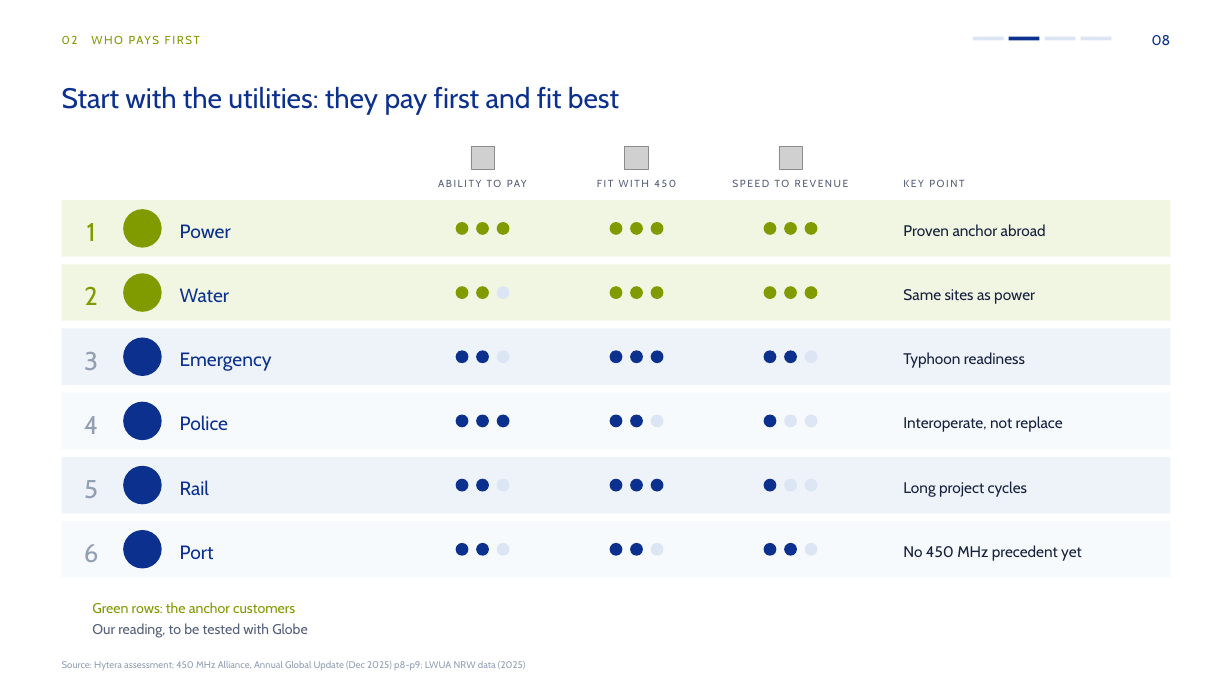
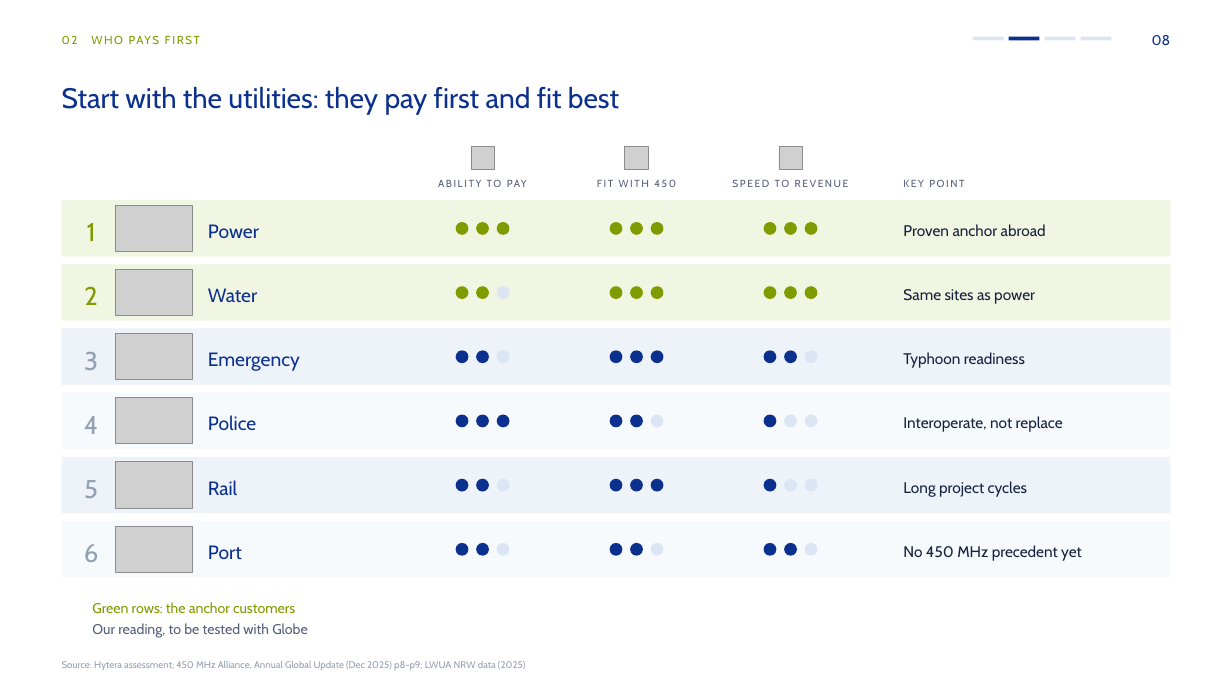
Before and after one commit to mearneste4-max/Philippines-450M, a slide deck: slide 8 of 01_交付物/菲律宾450M方案_v8.pptx. Drawn at 1232x693 pixels with LibreOffice and Linux fonts; fonts in the diff are those of the drawing; grey boxes stand for pictures; background and template pictures are left out. Boxes give left, top, right and bottom in pixels: in the first picture for what was removed or moved away, otherwise in the second. Text is boxed around its words. In the diff, an @@ line names an element or a change of style, - is before the commit and + after.

```diff
--- a/01_交付物/菲律宾450M方案_v8.pptx
+++ b/01_交付物/菲律宾450M方案_v8.pptx
@@ picture added at box(116, 205, 192, 251) @@
@@ ellipse removed at box(123, 209, 162, 248) @@
@@ text "Power": place and size @@
-text "Power" at box(180, 224, 231, 238)
+text "Power" at box(208, 224, 259, 238)
@@ text "Water": place and size @@
-text "Water" at box(180, 288, 229, 303)
+text "Water" at box(208, 288, 257, 303)
@@ picture added at box(116, 270, 192, 316) @@
@@ ellipse removed at box(123, 274, 162, 312) @@
@@ text "Emergency": place and size @@
-text "Emergency" at box(180, 352, 272, 371)
+text "Emergency" at box(208, 352, 300, 371)
@@ picture added at box(116, 334, 192, 380) @@
@@ ellipse removed at box(123, 337, 162, 376) @@
@@ picture added at box(116, 398, 192, 445) @@
@@ ellipse removed at box(123, 402, 162, 441) @@
@@ text "Police": place and size @@
-text "Police" at box(180, 415, 228, 430)
+text "Police" at box(208, 415, 256, 430)
@@ picture added at box(116, 462, 192, 508) @@
@@ ellipse removed at box(123, 466, 162, 505) @@
@@ text "Rail": place and size @@
-text "Rail" at box(180, 480, 209, 495)
+text "Rail" at box(208, 480, 237, 495)
@@ picture added at box(116, 526, 192, 572) @@
@@ ellipse removed at box(123, 531, 162, 569) @@
@@ text "Port": place and size @@
-text "Port" at box(180, 545, 214, 560)
+text "Port" at box(208, 545, 242, 560)
```
Also in this commit, not shown: 3 other slides changed, 8 other files.
